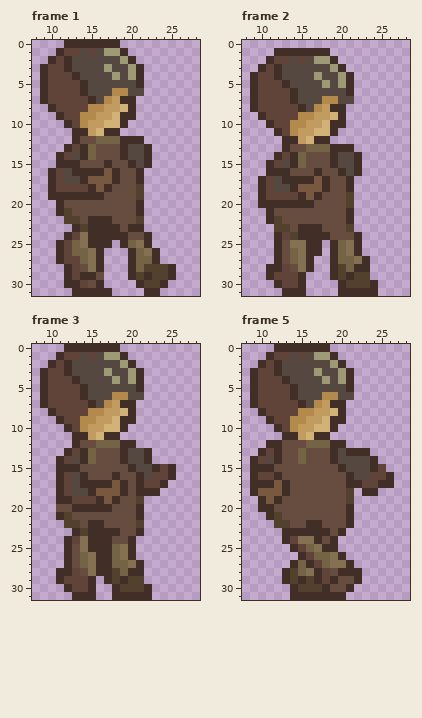
Pixel-art file -- Game Sprites/With new color/Sprite With Animation/character - walking - without gun.aseprite. That is the earlier state.
32x32 pixels, 6 frames. Shown: frame 1: x 8..28, y 0..31; frame 2: x 8..28, y 0..31; frame 3: x 8..28, y 0..31; frame 5: x 8..28, y 0..31. The commit also changed other frames, which this record leaves out.
Once edited:
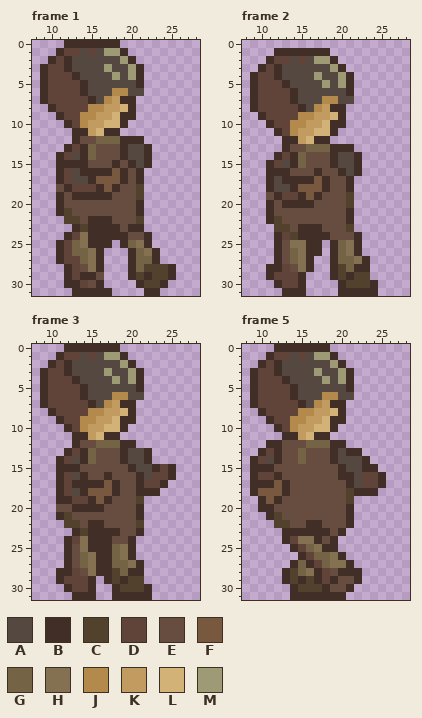
Palette (. is transparent): A #554840  B #412e27  C #52412c  D #604439  E #664d3f  F #78583e  G #756345  H #847152  J #b3894c  K #c19b60  L #d3b278  M #9e9a75
What changed:
--- frame 1, layer "Character 1/Right Hand"
@@ x 8..21 @@
 14 ...BDABGEEEBAA
-15 ...BBBEEEBEEBA
-16 ..BDABBBBFBEEB
-17 ..BDAABFFFBEEB
-18 ..BDDDDBFBEEEC
-19 ..BBBBBBBEEEEC
+15 ...BBBBEEEBEBA
+16 ...BDABBBBFBEB
+17 ...BDAABFFFBEB
+18 ...EBDDDBFBEEC
+19 ...BEBBBBBEEEC
 20 ...BEEEEEEEEEB
--- frame 2, layer "Character 1/Right Hand"
@@ x 8..14 @@
 16 ...BBBE
-17 ..BDABB
-18 ..BDAAB
-19 ..BDDDD
-20 ..BBBBB
+17 ...BABB
+18 ...BAAB
+19 ...EBDD
+20 ...BEBB
 21 ...BEEE
--- frame 3, layer "Character 1/Right Hand"
@@ x 11..21 @@
 15 BBBEEEEEEBA
-16 BDABEEEBEEB
-17 BDABBBBFBEB
-18 BDAABFFFBEB
-19 BBDDDBFBEEC
-20 EEBBBBBEEEB
+16 BDABEEBEEEB
+17 BDBBBBFBEEB
+18 BDABFFFBEEB
+19 BBDDBFBEEEC
+20 EEBBBBEEEEB
 21 BCEEEEEEEEB
--- frame 5, layer "Character 1/Left Hand"
@@ x 18..28 @@
 12 GBB........
-13 EBABBB.....
-14 EBAAAAB....
-15 EEBAAABD...
-16 EEEBAADDB..
-17 EEEBBDDBB..
-18 EEEC.BB....
+13 EBABB......
+14 EBAAAB.....
+15 EEBAABB....
+16 EEBBADDB...
+17 EEEBADDB...
+18 EEECBBB....
 19 EEEC.......
Changed places in both pictures, as pixel boxes (x1, y1, x2, y2):
changed: (48, 160, 128, 200)
changed: (258, 176, 282, 208)
changed: (72, 472, 128, 512)
changed: (338, 448, 394, 496)
